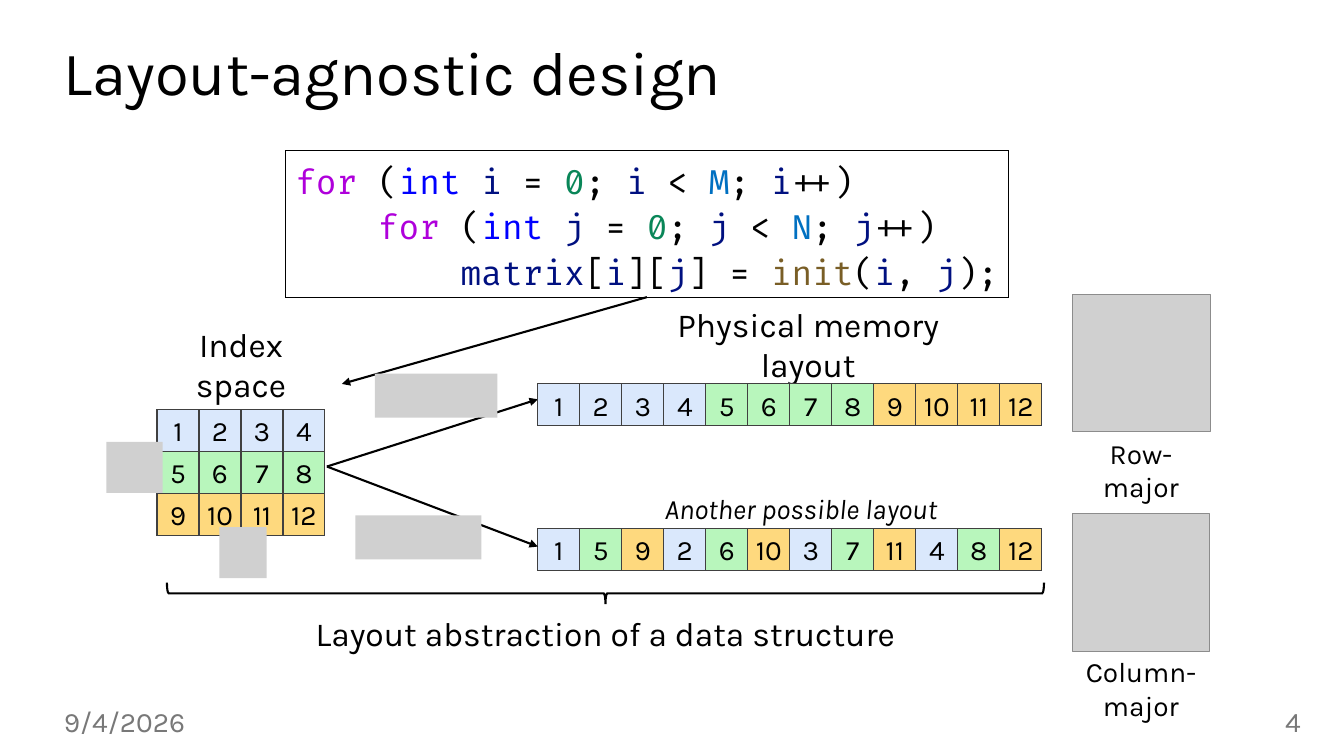
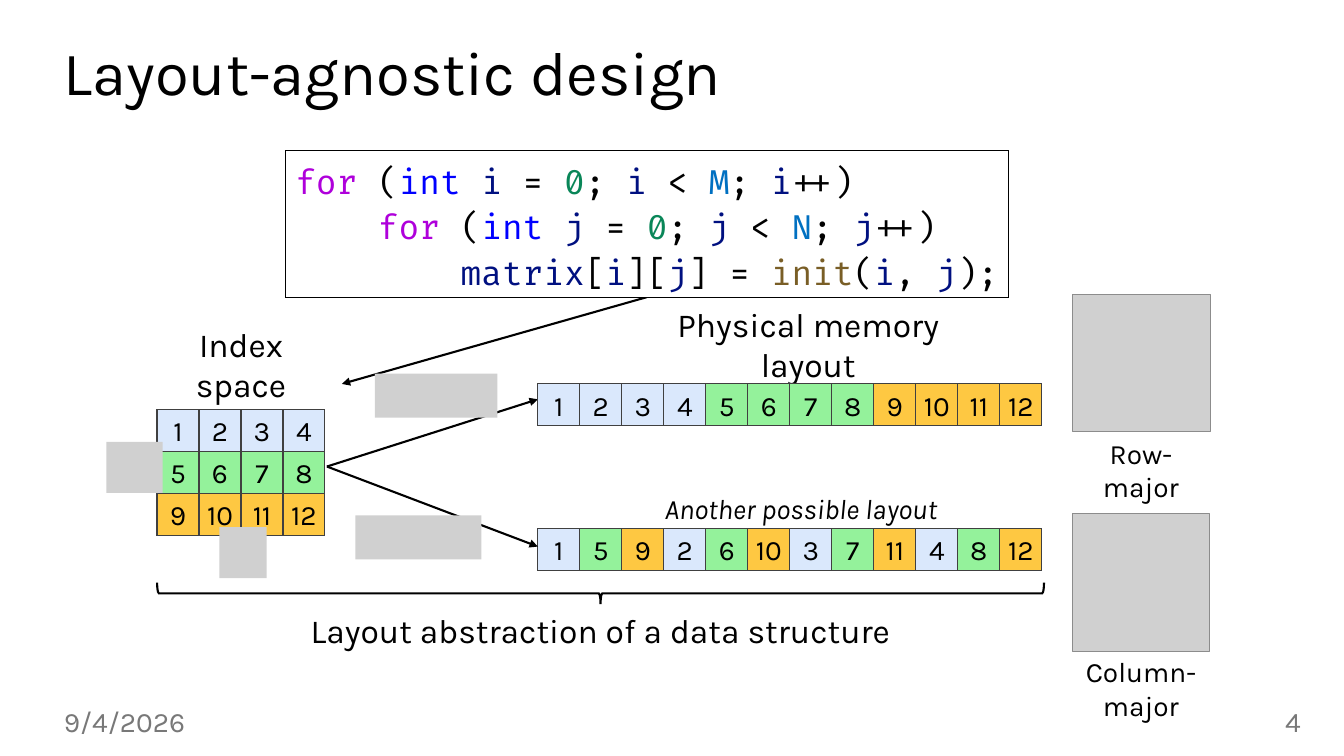
Before and after one commit to jiriklepl/phd-thesis, a slide deck: slide 4 of slides/Optimizing Memory Layouts and Traversal Orders in High-Performance Computing.pptx. Drawn at 1344x756 pixels with LibreOffice and Linux fonts; fonts in the diff are those of the drawing; grey boxes stand for pictures; background and template pictures are left out. Boxes give left, top, right and bottom in pixels: in the first picture for what was removed or moved away, otherwise in the second. Text is boxed around its words. In the diff, an @@ line names an element or a change of style, - is before the commit and + after.

Commit message:
new motivation; no img, no text

```diff
--- a/slides/Optimizing Memory Layouts and Traversal Orders in High-Performance Computing.pptx
+++ b/slides/Optimizing Memory Layouts and Traversal Orders in High-Performance Computing.pptx
@@ fill #B8F6BC to #94F29B in 12 elements at bbox=[199, 452, 241, 494], bbox=[283, 452, 326, 494], bbox=[241, 452, 283, 494], bbox=[157, 452, 200, 494], bbox=[748, 384, 790, 426], bbox=[832, 384, 874, 426], bbox=[790, 384, 833, 426], bbox=[706, 384, 748, 426], bbox=[706, 528, 748, 571], bbox=[958, 528, 1000, 571], bbox=[832, 528, 874, 571], bbox=[580, 528, 622, 571] @@
@@ fill #FED97E to #FEC842 in 12 elements at bbox=[157, 494, 200, 536], bbox=[283, 494, 326, 536], bbox=[199, 494, 241, 536], bbox=[241, 494, 283, 536], bbox=[874, 384, 917, 426], bbox=[1000, 384, 1043, 426], bbox=[917, 384, 959, 426], bbox=[958, 384, 1000, 426], bbox=[622, 528, 664, 571], bbox=[1000, 528, 1043, 571], bbox=[748, 528, 790, 571], bbox=[874, 528, 917, 571] @@
@@ right brace: place and size @@
-right brace at bbox=[167, 583, 1044, 604]
+right brace at bbox=[157, 583, 1044, 604]
@@ text "Layout abstraction of a data ...": place and size @@
-text "Layout abstraction of a data ..." at bbox=[316, 623, 894, 655]
+text "Layout abstraction of a data ..." at bbox=[311, 620, 890, 652]
```
Also in this commit, not shown: 9 other slides changed.
